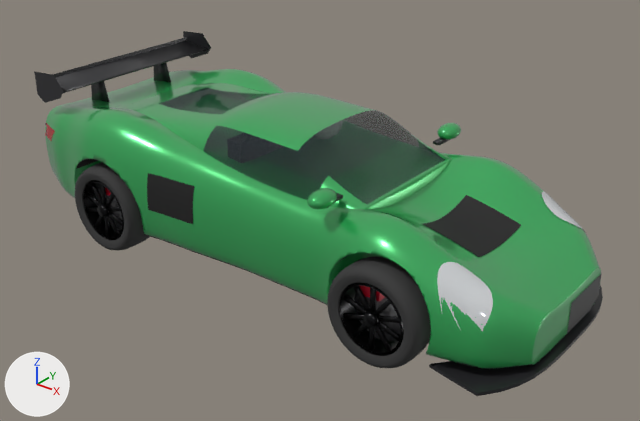
Two versions of the glTF model modules/graphics/cars/i4_light_roadster.glb, one commit apart.
Before and after are seen from a 50 mm camera at (3.97, -4.45, 3.15) aimed at (0.45, -0.05, 0.42). The axes (+X, +Y, +Z) are drawn at lower left. The lights are the same throughout. The older version comes first. Where no turn or scale is listed for an object, it has been applied to the vertices.

Before the edit, the objects in view are built like this:
```python
me_cabin_001 = bpy.data.meshes.new('cabin.001')
me_cabin_001.from_pydata(...)  # 6834 vertices, 13664 faces; spans x -1.22..1.18, y -0.61..0.61, z 0.67..1.13
# faces by material slot: [9952, 3712]
me_cabin_001.materials.append(mat_paint)  # green #2fae5a
me_cabin_001.materials.append(mat_glass)  # dark blue #273038
me_mirror_r = bpy.data.meshes.new('mirror_r')
me_mirror_r.from_pydata(...)  # 108 vertices, 208 faces; spans x 0.931..1.078, y -0.831..-0.551, z 0.865..0.975
# faces by material slot: [184, 10, 14]
me_mirror_r.materials.append(mat_paint)  # green #2fae5a
me_mirror_r.materials.append(mat_carbon)  # black #2c2c2f
me_mirror_r.materials.append(mat_mirror_glass)  # light grey #cbced3
me_wing_rear = bpy.data.meshes.new('wing_rear')
me_wing_rear.from_pydata(...)  # 88 vertices, 142 faces; spans x -1.72..-1.38, y -0.76..0.76, z 0.86..1.21
me_wing_rear.materials.append(mat_carbon)  # black #2c2c2f
ob_cabin = bpy.data.objects.new('cabin', me_cabin_001)
ob_cabin.location = (0.0, 0.0, 0.0)
ob_mirror_r = bpy.data.objects.new('mirror_r', me_mirror_r)
ob_mirror_r.location = (0.0, 0.0, 0.0)
ob_wing_rear = bpy.data.objects.new('wing_rear', me_wing_rear)
ob_wing_rear.location = (0.0, 0.0, 0.0)
# also in view: 'body' at (0.22, 0.0, 0.57); 'wheel_rr_spin' at (-0.9, -0.76, 0.33); 'splitter' at (2.09, 0.0, 0.1); 'wheel_fr_spin' at (1.47, -0.76, 0.33); 'bumper_rear' at (-1.56, 0.0, 0.54)
```
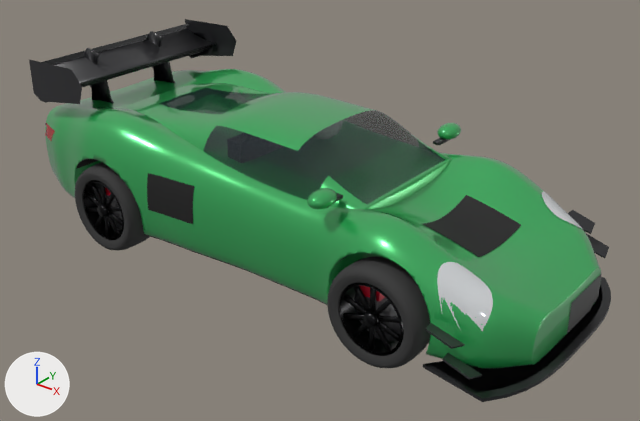
Pixel boxes (x1, y1, x2, y2) of what changed, in the pictures (640 x 421 px):
'wing_rear_up3', added (black)
    after: (29, 19, 236, 104)
'splitter_up', added (black)
    after: (423, 277, 611, 402)
'canards', added
    after: (425, 210, 609, 379)
'wing_rear_up2', added (mostly hidden)
    after: (81, 26, 215, 103)
'wing_rear', unchanged, covered by the edit
    before: (34, 31, 211, 103)
    after: (45, 32, 211, 103)
'splitter', unchanged, covered by the edit
    before: (429, 286, 603, 396)
    after: (431, 289, 603, 393)

Edits to the bpy script that builds the scene:
```text
Add me_canards_001:
    me_canards_001.from_pydata(...)  # 32 vertices, 48 faces; spans x 1.86..2.2, y -0.94..0.94, z 0.25..0.49
    me_canards_001.materials.append(mat_carbon)  # black #2c2c2f
Add me_wing_rear_up3:
    me_wing_rear_up3.from_pydata(...)  # 104 vertices, 174 faces; spans x -1.72..-1.11, y -0.79..0.79, z 0.87..1.31
    me_wing_rear_up3.materials.append(mat_carbon)  # black #2c2c2f
Add me_wing_rear_up2:
    me_wing_rear_up2.from_pydata(...)  # 88 vertices, 142 faces; spans x -1.72..-1.33, y -0.76..0.76, z 0.87..1.26
    me_wing_rear_up2.materials.append(mat_carbon)  # black #2c2c2f
Add me_splitter_up:
    me_splitter_up.from_pydata(...)  # 60 vertices, 88 faces; spans x 1.79..2.42, y -0.84..0.84, z 0.09..0.11
    me_splitter_up.materials.append(mat_carbon)  # black #2c2c2f
Add ob_canards:
    ob_canards = bpy.data.objects.new('canards', me_canards_001)
    ob_canards.location = (0.0, 0.0, 0.0)
Add ob_wing_rear_up3:
    ob_wing_rear_up3 = bpy.data.objects.new('wing_rear_up3', me_wing_rear_up3)
    ob_wing_rear_up3.location = (0.0, 0.0, 0.0)
Add ob_wing_rear_up2:
    ob_wing_rear_up2 = bpy.data.objects.new('wing_rear_up2', me_wing_rear_up2)
    ob_wing_rear_up2.location = (0.0, 0.0, 0.0)
Add ob_splitter_up:
    ob_splitter_up = bpy.data.objects.new('splitter_up', me_splitter_up)
    ob_splitter_up.location = (0.0, 0.0, 0.0)
```
